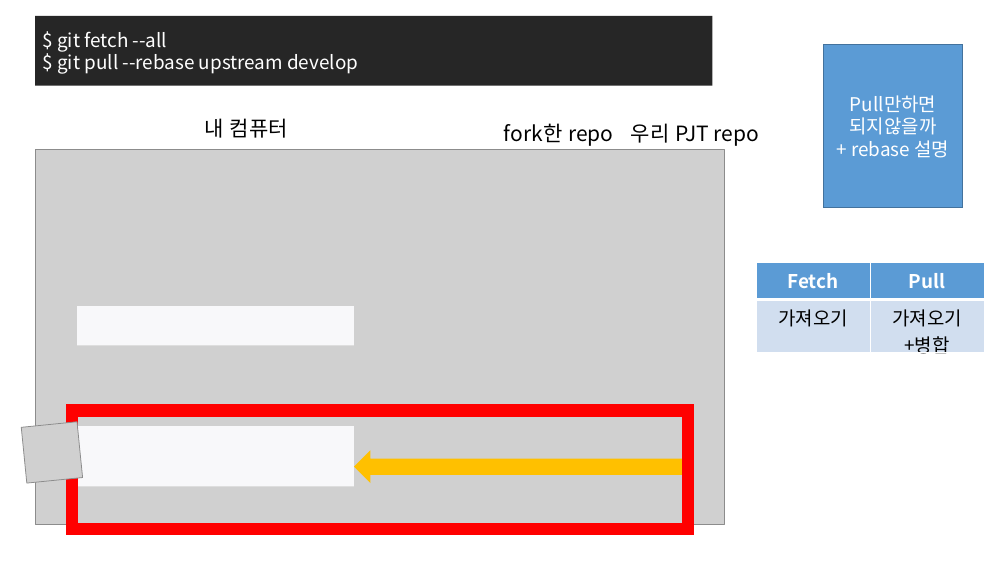
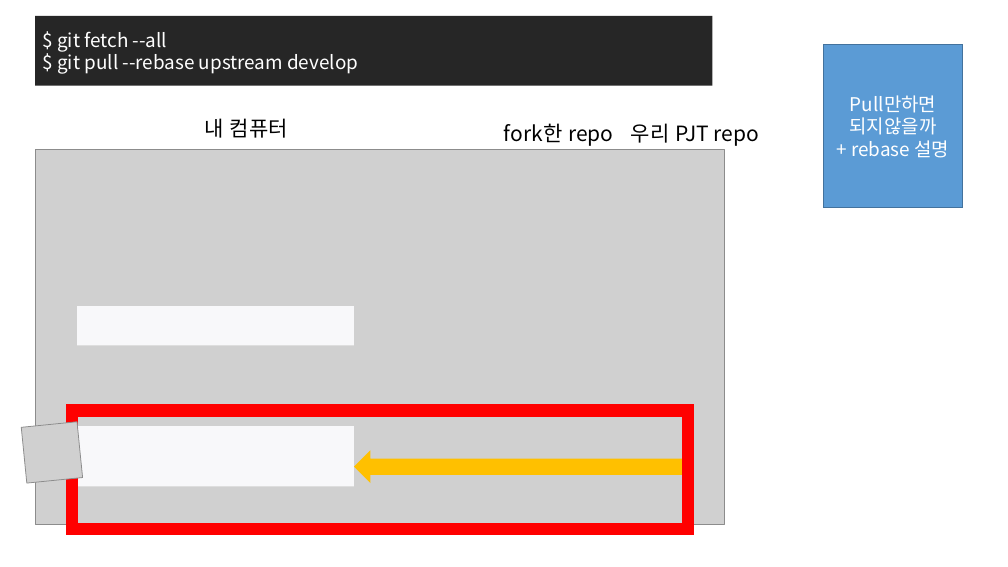
Before and after one commit to moong3871/Re-Book, a slide deck: slide 10 of docs/kmj/Git.pptx. Drawn at 1008x567 pixels with LibreOffice and Linux fonts; fonts in the diff are those of the drawing; grey boxes stand for pictures. Boxes give left, top, right and bottom in pixels: in the first picture for what was removed or moved away, otherwise in the second. Text is boxed around its words. In the diff, an @@ line names an element or a change of style, - is before the commit and + after.

```diff
--- a/docs/kmj/Git.pptx
+++ b/docs/kmj/Git.pptx
@@ table removed at (x1=756, y1=262, x2=985, y2=362), 2 rows, 2 columns @@
-Fetch | Pull
-가져오기 | 가져오기 / +병합
```
Also in this commit, not shown: 24 other files.
